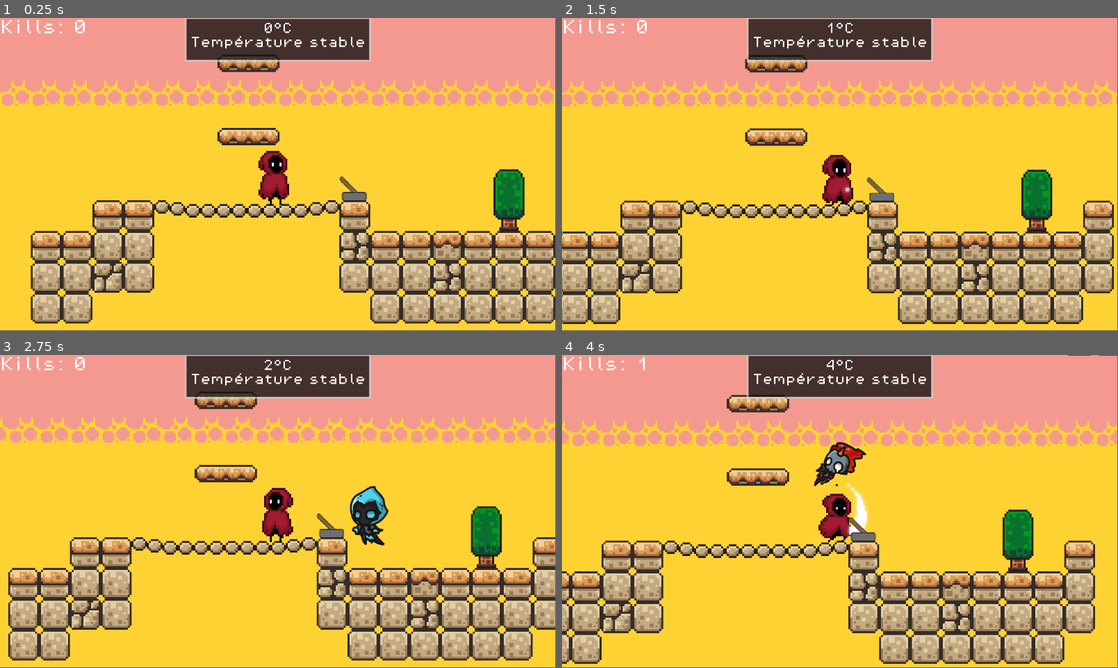
Above: before the commit, frames 1-4 (two rows, left to right).
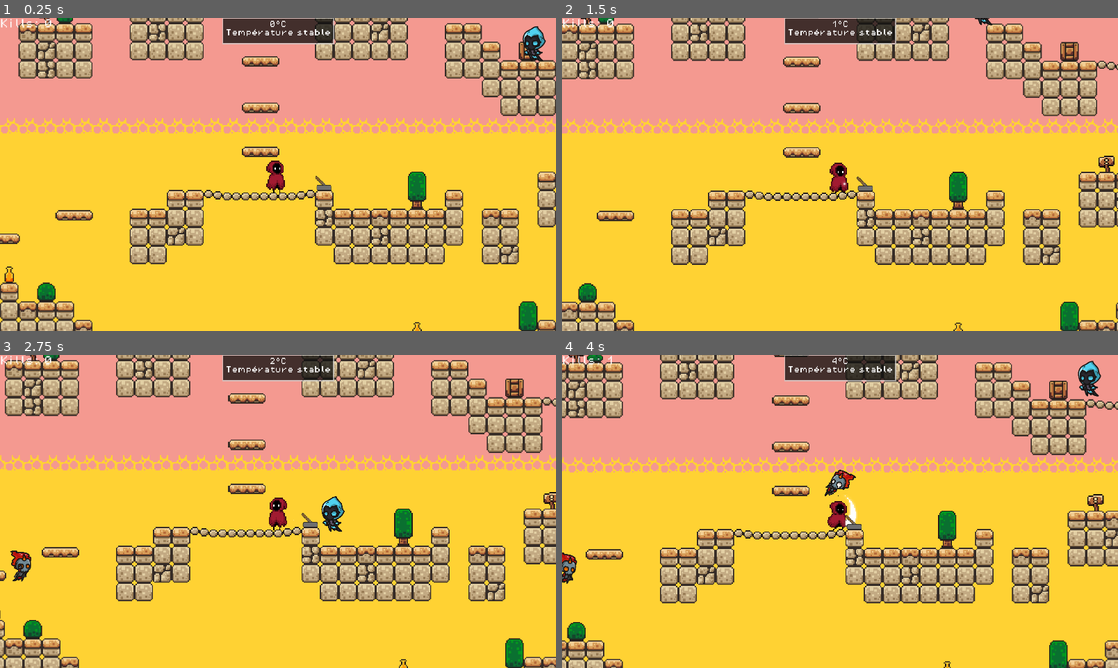
Above: after the commit, the same moments.

Repository: Alexandre74739/GameJam
Game: Godot game, scene res://scenes/game.tscn
Same seed, same stepped clock (60 frames per second), same inputs: the game is played once before the commit and once after it.
Inputs:
- Up to frame 1 (0.25 s): no input
- Up to frame 2 (1.5 s): hold Right (ui_right) from 0.53 s (still down); tap Space (attack) at 0.6, 1.35 s; tap Up (jump) at 0.77 s
- Up to frame 3 (2.75 s): tap Up (jump) at 1.52 s; release Right (ui_right) at 2.03 s; hold Left (ui_left) from 2.03 s (still down); tap Space (attack) at 2.1 s
- Up to frame 4 (4 s): release Left (ui_left) at 2.78 s; hold Right (ui_right) from 2.78 s (still down); tap Space (attack) at 2.85, 3.6 s; tap Up (jump) at 3.02, 3.77 s
In our replay, the window is 799x449 before the commit and 800x450 after it. These sizes can differ from the game's own. Grey fills any space a smaller window leaves; there, only what the larger window draws over its background counts as a difference.

The runs differ from the first frame. In frame 1, 48% of the frame differs, in the area x 0-100%, y 0-100%; in frame 2, 49%; in frame 3, 51%; in frame 4, 50%.

Commit message:
resolution ecran

Diff:
--- a/project.godot
+++ b/project.godot
@@ -22,6 +22,13 @@
 
 WaveManager="*uid://lok1x2e7pi3y"
 
+[display]
+
+window/size/viewport_width=1920
+window/size/viewport_height=1080
+window/size/mode=3
+window/stretch/mode="viewport"
+
 [input]
 
 jump={
--- a/scenes/intro.tscn
+++ b/scenes/intro.tscn
@@ -318,10 +318,10 @@
 tracks/1/interp = 1
 tracks/1/loop_wrap = true
 tracks/1/keys = {
-"times": PackedFloat32Array(0, 6, 32),
-"transitions": PackedFloat32Array(1, 1, 1),
-"update": 0,
-"values": [Vector2(1757, -35), Vector2(2266, -35), Vector2(1752, -35)]
+"times": PackedFloat32Array(0, 6, 28.066668, 32),
+"transitions": PackedFloat32Array(1, 1, 1, 1),
+"update": 0,
+"values": [Vector2(1757, -35), Vector2(2266, -35), Vector2(2266, -35), Vector2(1752, -35)]
 }
 tracks/2/type = "value"
 tracks/2/imported = false
@@ -402,10 +402,10 @@
 tracks/8/interp = 1
 tracks/8/loop_wrap = true
 tracks/8/keys = {
-"times": PackedFloat32Array(29),
-"transitions": PackedFloat32Array(1),
-"update": 1,
-"values": [true]
+"times": PackedFloat32Array(0, 28.1),
+"transitions": PackedFloat32Array(1, 1),
+"update": 1,
+"values": [false, true]
 }
 tracks/9/type = "value"
 tracks/9/imported = false
@@ -414,7 +414,7 @@
 tracks/9/interp = 1
 tracks/9/loop_wrap = true
 tracks/9/keys = {
-"times": PackedFloat32Array(32, 35),
+"times": PackedFloat32Array(29.633333, 32.566666),
 "transitions": PackedFloat32Array(1, 1),
 "update": 0,
 "values": [Color(1, 1, 1, 0), Color(1, 1, 1, 1)]
@@ -426,10 +426,10 @@
 tracks/10/interp = 1
 tracks/10/loop_wrap = true
 tracks/10/keys = {
-"times": PackedFloat32Array(0, 1.2),
-"transitions": PackedFloat32Array(1, 1),
-"update": 0,
-"values": [Vector2(1790, -178), Vector2(1780, -89)]
+"times": PackedFloat32Array(0, 1.975915),
+"transitions": PackedFloat32Array(1, 1),
+"update": 0,
+"values": [Vector2(1790, -178), Vector2(1790, -124)]
 }
 tracks/11/type = "value"
 tracks/11/imported = false
@@ -438,10 +438,10 @@
 tracks/11/interp = 1
 tracks/11/loop_wrap = true
 tracks/11/keys = {
-"times": PackedFloat32Array(0, 1.2),
-"transitions": PackedFloat32Array(1, 1),
-"update": 0,
-"values": [Vector2(1792, 132), Vector2(1783, 63)]
+"times": PackedFloat32Array(0, 2.0102787),
+"transitions": PackedFloat32Array(1, 1),
+"update": 0,
+"values": [Vector2(1792, 132), Vector2(1784, 23)]
 }
 tracks/12/type = "value"
 tracks/12/imported = false
@@ -450,7 +450,7 @@
 tracks/12/interp = 1
 tracks/12/loop_wrap = true
 tracks/12/keys = {
-"times": PackedFloat32Array(0, 2),
+"times": PackedFloat32Array(0.23333333, 7.0666666),
 "transitions": PackedFloat32Array(1, 1),
 "update": 0,
 "values": [Color(0, 0, 0, 1), Color(0, 0, 0, 0)]
@@ -488,6 +488,8 @@
 position = Vector2(-1, 14)
 
 [node name="Camera2D" type="Camera2D" parent="scène intro/Player2" unique_id=1732048913]
+position = Vector2(28.903076, 22)
+zoom = Vector2(3.2, 3.2)
 
 [node name="AnimationPlayer" type="AnimationPlayer" parent="scène intro" unique_id=1860501464]
 root_node = NodePath("../..")
@@ -501,6 +503,7 @@
 offset_bottom = -54.0
 
 [node name="Label" type="Label" parent="scène intro/ColorRect" unique_id=844773226]
+texture_filter = 2
 layout_mode = 0
 offset_left = 1.0
 offset_top = 2.0
@@ -518,7 +521,7 @@
 script = null
 
 [node name="AnimatedSprite2D" parent="scène intro/PNJ" index="0" unique_id=1184989489]
-frame_progress = 0.019580042
+frame_progress = 0.003358517
 
 [node name="BulePNJ" type="ColorRect" parent="scène intro" unique_id=1103775826]
 visible = false
@@ -546,19 +549,21 @@
 color = Color(0, 0, 0, 1)
 
 [node name="CanvasLayer" type="CanvasLayer" parent="scène intro" unique_id=547630847]
+layer = 4
+follow_viewport_enabled = true
 
 [node name="BandeHaut" type="ColorRect" parent="scène intro/CanvasLayer" unique_id=1083351680]
 offset_left = 1790.0
 offset_top = -178.0
-offset_right = 2936.992
+offset_right = 2937.0237
 offset_bottom = -144.0
 color = Color(0, 0, 0, 1)
 
 [node name="BandeBas" type="ColorRect" parent="scène intro/CanvasLayer" unique_id=1438789217]
 offset_left = 1792.0
 offset_top = 132.0
-offset_right = 2944.999
-offset_bottom = 166.00006
+offset_right = 2950.02
+offset_bottom = 170.0
 color = Color(0, 0, 0, 1)
 
 [node name="rideau_ouverture" type="ColorRect" parent="scène intro" unique_id=13346939]
